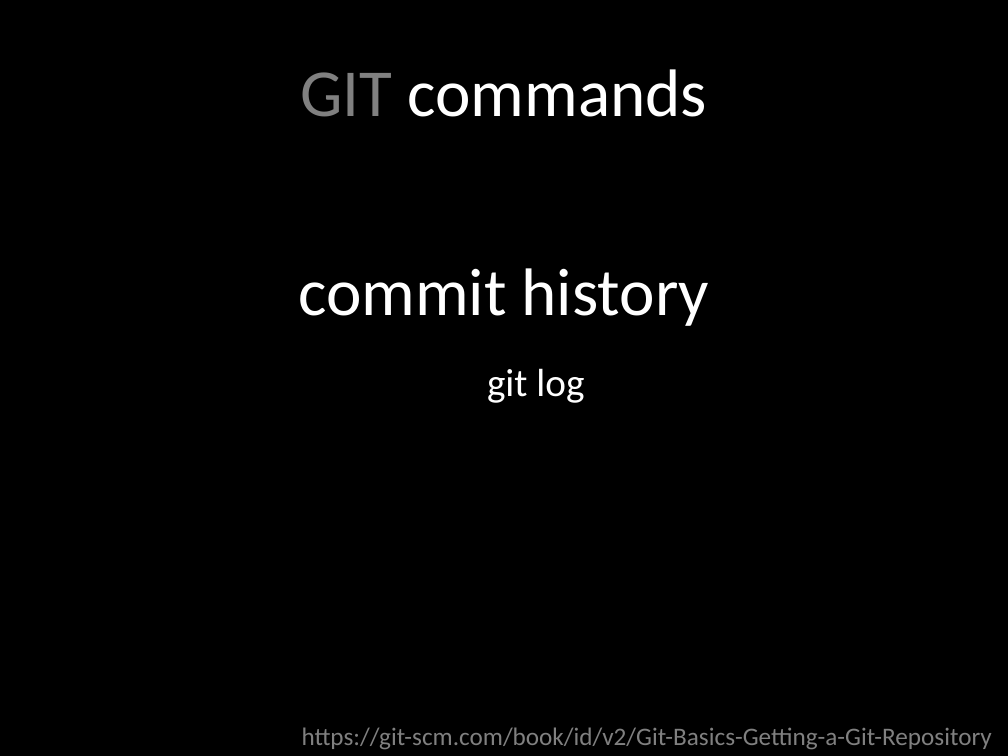
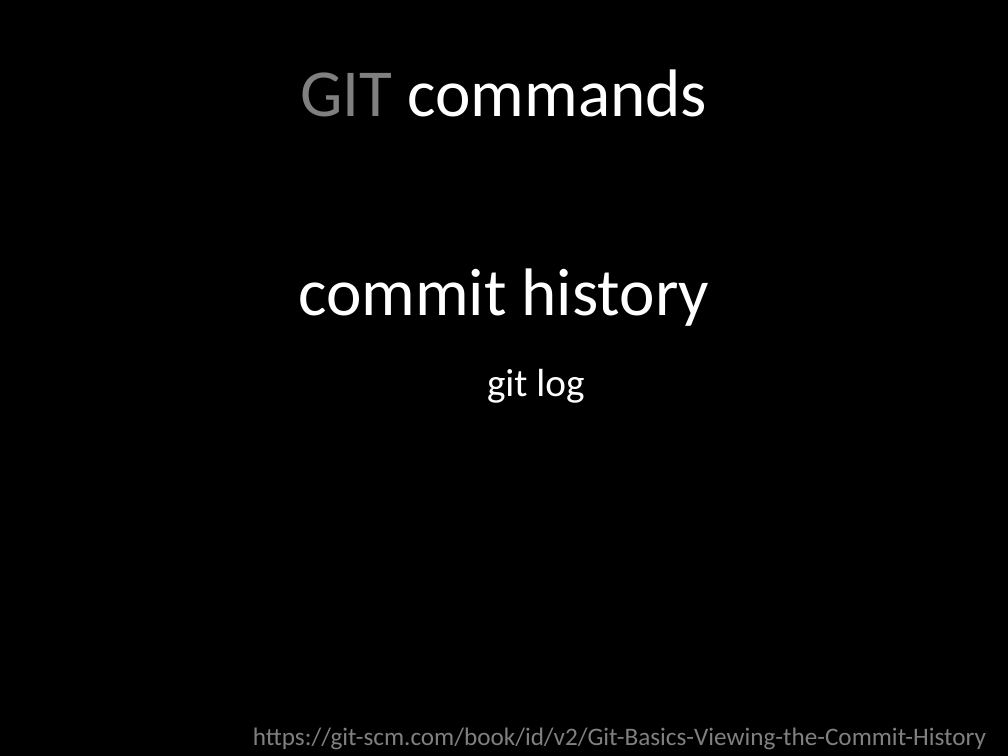
Before and after one commit to rocboronat/from-cvs-to-git, a slide deck: slide 24 of From CVS to GIT.pptx. Drawn at 1008x756 pixels with LibreOffice and Linux fonts; fonts in the diff are those of the drawing. Boxes give left, top, right and bottom in pixels: in the first picture for what was removed or moved away, otherwise in the second. Text is boxed around its words. In the diff, an @@ line names an element or a change of style, - is before the commit and + after.

```diff
--- a/From CVS to GIT.pptx
+++ b/From CVS to GIT.pptx
@@ text at [253, 727, 986, 749]: text changed @@
-https://git-scm.com/book/id/v2/Git-Basics-Getting-a-Git-Repository
+https://git-scm.com/book/id/v2/Git-Basics-Viewing-the-Commit-History
```
Also in this commit, not shown: 4 slides added.
